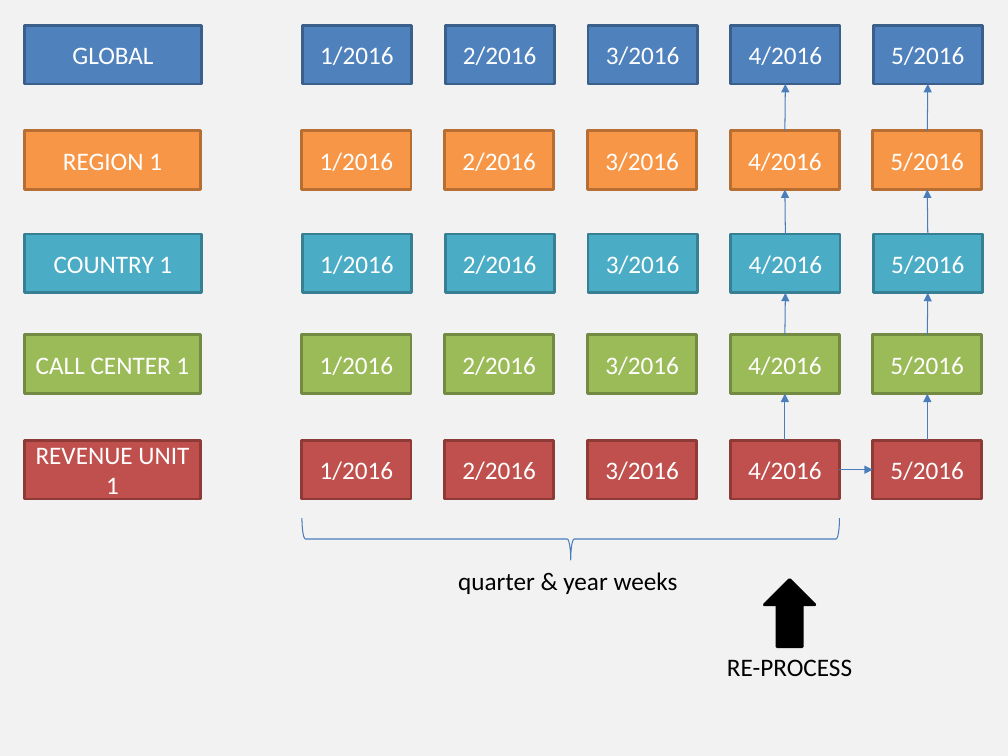
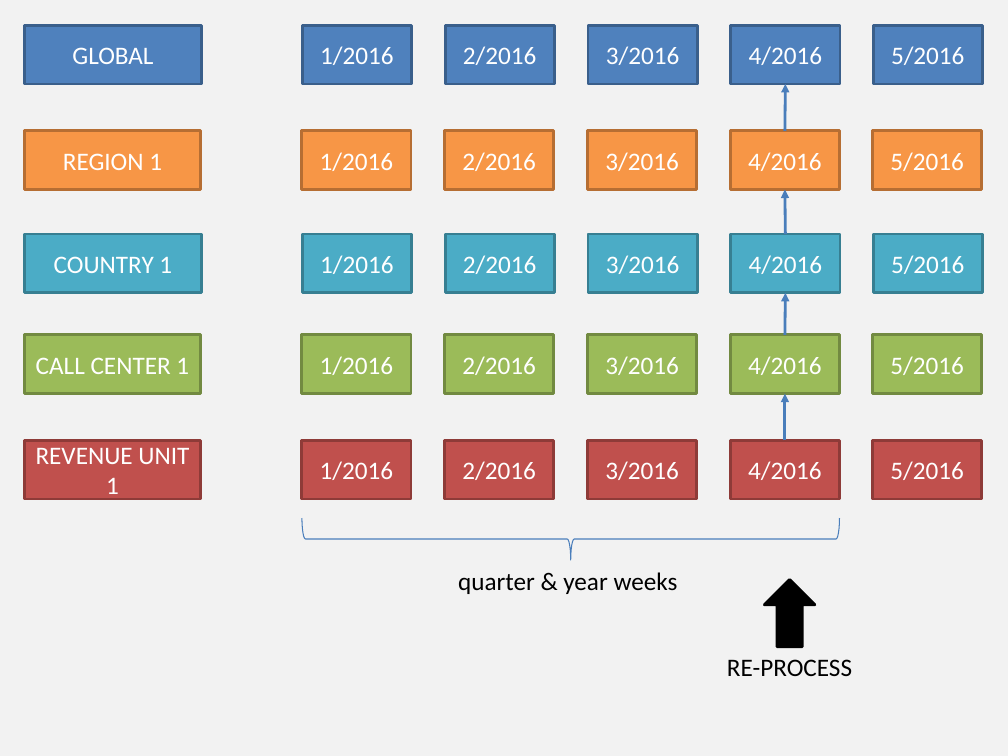
Before and after one commit to khaledhikmat/khaledhikmat.github.io, a slide deck: slide 8 of illustrations/illustrations.pptx. Drawn at 1008x756 pixels with LibreOffice and Linux fonts; fonts in the diff are those of the drawing. Boxes give left, top, right and bottom in pixels: in the first picture for what was removed or moved away, otherwise in the second. Text is boxed around its words. In the diff, an @@ line names an element or a change of style, - is before the commit and + after.

```diff
--- a/illustrations/illustrations.pptx
+++ b/illustrations/illustrations.pptx
@@ arrow (785, 131) - (785, 84): stroke #4B7EBC 0.75 pt to #4B7EBC 2 pt @@
@@ arrow removed from (927, 131) to (927, 84) @@
@@ arrow (785, 234) - (785, 190): stroke #4B7EBC 0.75 pt to #4B7EBC 2 pt @@
@@ arrow removed from (927, 234) to (927, 190) @@
@@ arrow (785, 335) - (785, 293): stroke #4B7EBC 0.75 pt to #4B7EBC 2 pt @@
@@ arrow removed from (927, 335) to (927, 293) @@
@@ arrow removed from (927, 440) to (927, 394) @@
@@ arrow removed from (840, 470) to (873, 470) @@
```
Also in this commit, not shown: 1 slide added, 1 other file.
